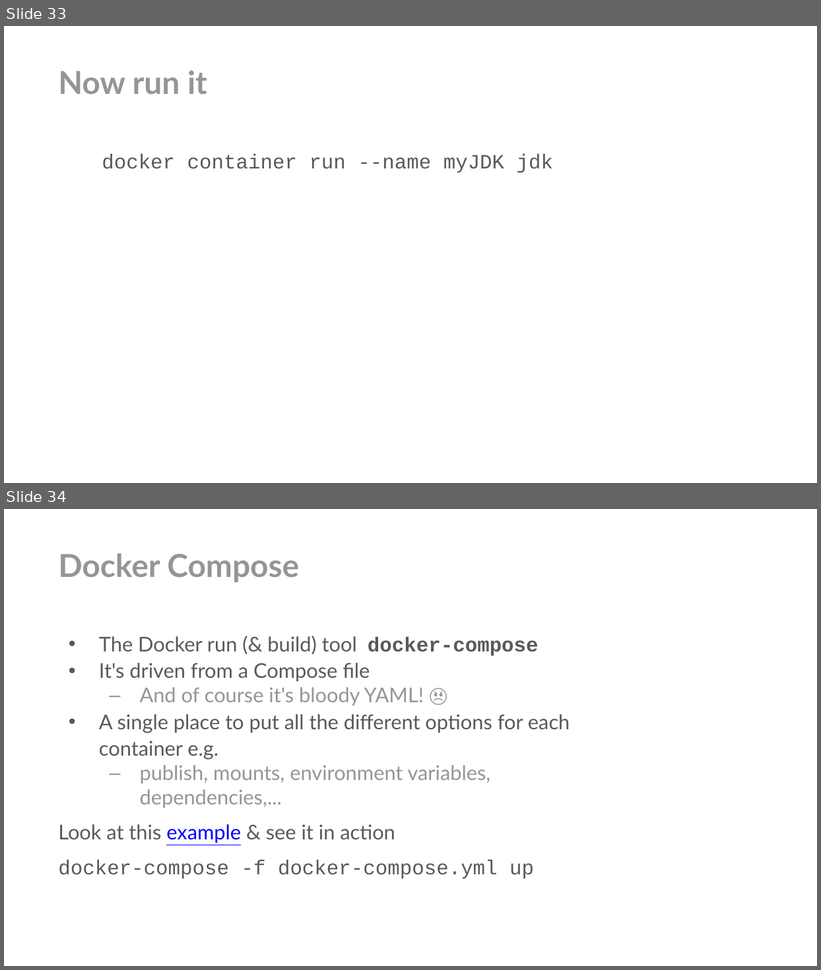
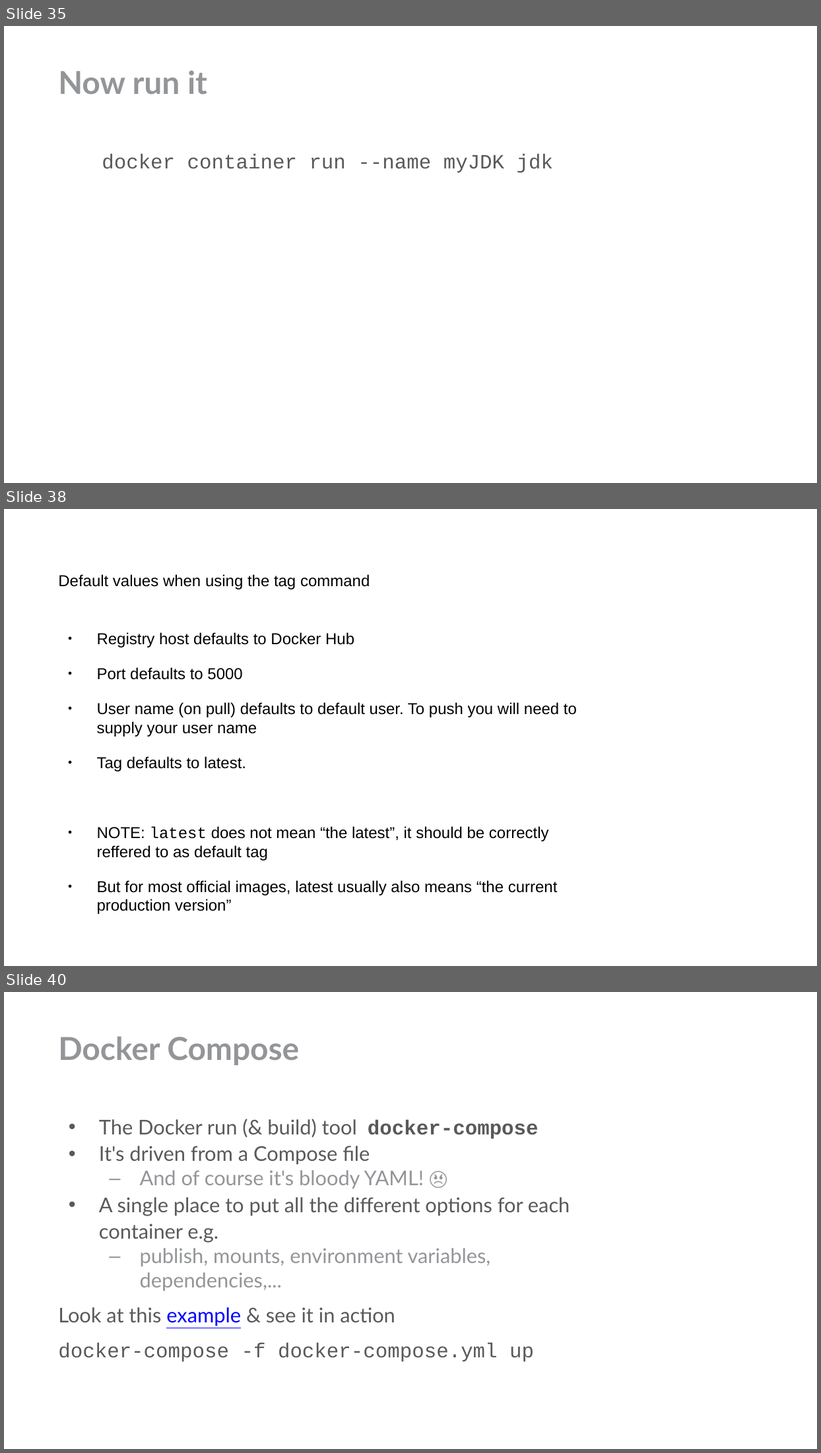
Before and after one commit to dockerfornovices/DockerSimpleDemo, a slide deck: novicesguidetodocker.odp. Shown one above the other, each under a label of ours: slides 33 and 34 before the commit, slides 35, 38 and 40 after it; the slides between them are not shown. The pictures are 821x970 and 821x1453 pixels, drawn with LibreOffice and Linux fonts; fonts in the diff are those of the drawing; background and template pictures are left out. Boxes give left, top, right and bottom in pixels: in the first picture for what was removed or moved away, otherwise in the second. Text is boxed around its words. In the diff, an @@ line names an element or a change of style, - is before the commit and + after.

```diff
--- a/novicesguidetodocker.odp
+++ b/novicesguidetodocker.odp
@@ slide 38 added at (x1=4, y1=509, x2=817, y2=966), background #FFFFFF @@
@@ title added at (x1=58, y1=574, x2=370, y2=590), 14 pt, text #000000 @@
+Default values when using the tag command
@@ text added at (x1=97, y1=632, x2=577, y2=896), 14 pt, text #000000 @@
+● Registry host defaults to Docker Hub
+● Port defaults to 5000
+● User name (on pull) defaults to default user. To push you will need to supply your user name
+● Tag defaults to latest.
+● NOTE: latest does not mean “the latest”, it should be correctly reffered to as default tag
+● But for most official images, latest usually also means “the current production version”
@@ what was slide 33 is now slide 35 @@
@@ what was slide 34 is now slide 40 @@
```
Also in this commit, not shown: 10 slides changed, 5 other slides added, 6 other files.
